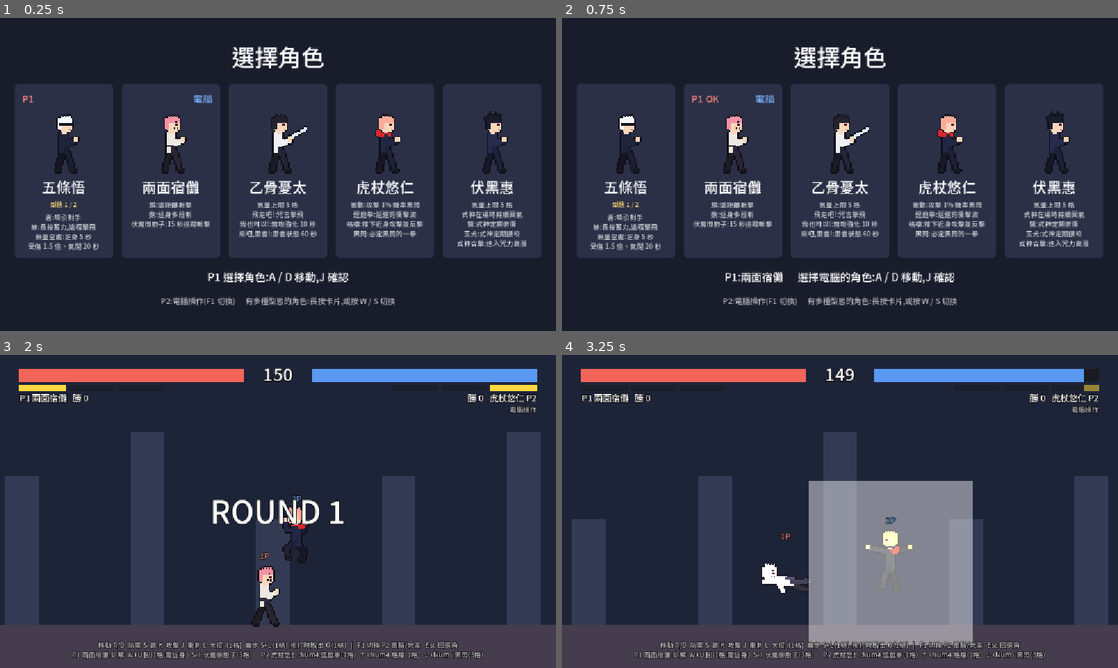
Above: before the commit, frames 1-4 (two rows, left to right).
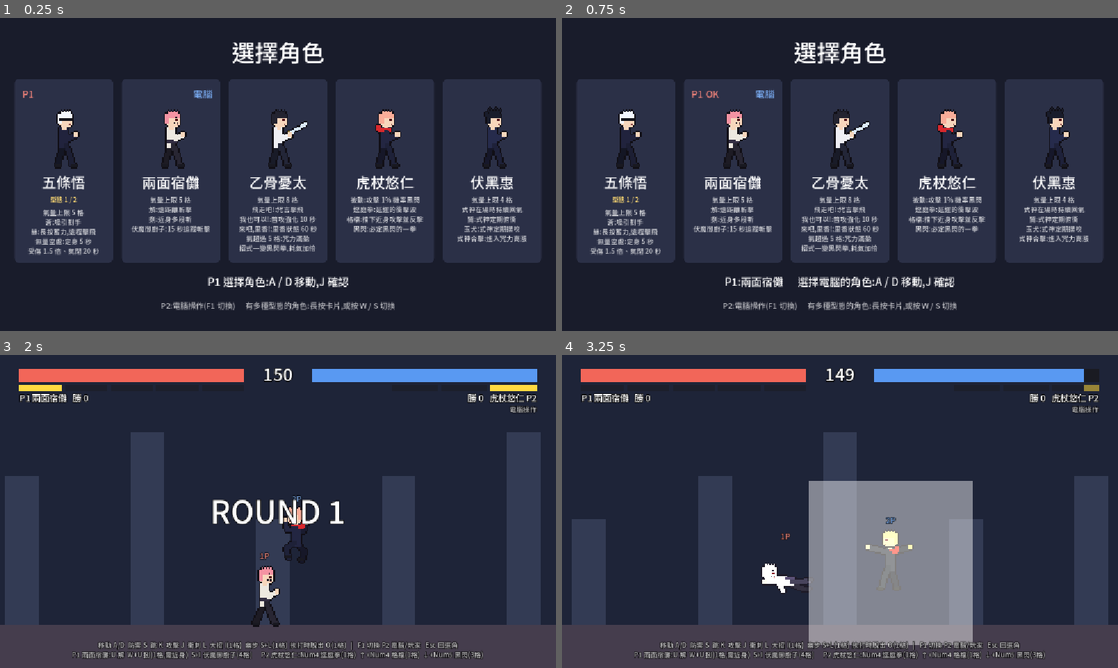
Above: after the commit, the same moments.

Repository: tyboy0407/anifight
Game: Godot game, scene res://scenes/select.tscn
Two runs of this game, one before a commit and one after it. Both use one fixed random seed, a clock stepped at 60 frames per second and the inputs below.
Inputs (mouse positions are in pixels of both pictures, inside the frame that each line leads up to):
- Up to frame 1 (0.25 s): no input
- Up to frame 2 (0.75 s): tap Enter (ui_accept) at 0.5 s; move the mouse to (962, 158) at 0.52 s; hold D from 0.53 s (still down); tap J at 0.6 s; click (962, 158) at 0.67 s
- Up to frame 3 (2 s): keep holding D; tap Enter (ui_accept) at 0.77, 1.52 s; move the mouse to (166, 527) at 1.27 s; tap K at 1.35 s
- Up to frame 4 (3.25 s): move the mouse to (895, 442) at 2.02 s; release D at 2.03 s; hold A 2.03-2.78 s; tap L at 2.1 s; move the mouse to (812, 574) at 2.77 s; hold D from 2.78 s (still down); tap I at 2.85 s; click (812, 574) at 2.92 s; tap Enter (ui_accept) at 3.02 s

The runs differ from the first frame. In frame 1, 14% of the frame differs, in the area x 2-98%, y 7-94%; in frame 2, 15%; in frame 3, less than 0.1%; in frame 4, less than 0.1%.

Commit message:
Rebalance energy bars and add Yuta's overflow state
Energy caps: Gojo, Young Gojo and Sukuna 5 bars, Megumi 4, Yuta 8.
Unlimited Void and Malevolent Shrine now cost 4 bars, and Yuta's
"Come, Rika!" costs 5.

Yuta gains a passive: above 5 bars he is overflowing with cursed
energy. Skill 1 and skill 2 cost double, and skill 1 becomes a short
charge into a lunging punch that always lands as a Black Flash and
sends the opponent across the stage. The Black Flash effect moves
into Fighter so Yuji and Yuta share it.

The CPU spent energy as soon as it had any and could no longer afford
these supers. It now decides per round whether to save up, and only
casts when the opponent is launched, down, stunned or far away.

Co-Authored-By: Claude Fable 5.2 <noreply@anthropic.com>

Diff:
--- a/scenes/characters/gojo.tscn
+++ b/scenes/characters/gojo.tscn
@@ -5,6 +5,7 @@
 
 [node name="Fighter" instance=ExtResource("1_base")]
 script = ExtResource("2_gojo")
+max_energy = 500
 sprite_dir = "res://assets/characters/gojo"
 
 [node name="Hair" type="ColorRect" parent="."]
--- a/scenes/characters/gojo_young.tscn
+++ b/scenes/characters/gojo_young.tscn
@@ -5,6 +5,7 @@
 
 [node name="Fighter" instance=ExtResource("1_base")]
 script = ExtResource("2_gojo_young")
+max_energy = 500
 sprite_dir = "res://assets/characters/gojo_young"
 
 [node name="Hair" type="ColorRect" parent="."]
--- a/scenes/characters/megumi.tscn
+++ b/scenes/characters/megumi.tscn
@@ -5,7 +5,7 @@
 
 [node name="Fighter" instance=ExtResource("1_base")]
 script = ExtResource("2_megumi")
-max_energy = 500
+max_energy = 400
 sprite_dir = "res://assets/characters/megumi"
 
 [node name="Hair" type="ColorRect" parent="."]
--- a/scenes/characters/sukuna.tscn
+++ b/scenes/characters/sukuna.tscn
@@ -5,6 +5,7 @@
 
 [node name="Fighter" instance=ExtResource("1_base")]
 script = ExtResource("2_sukuna")
+max_energy = 500
 sprite_dir = "res://assets/characters/sukuna"
 
 [node name="Hair" type="ColorRect" parent="."]
--- a/scenes/characters/yuta.tscn
+++ b/scenes/characters/yuta.tscn
@@ -5,7 +5,7 @@
 
 [node name="Fighter" instance=ExtResource("1_base")]
 script = ExtResource("2_yuta")
-max_energy = 500
+max_energy = 800
 sprite_dir = "res://assets/characters/yuta"
 
 [node name="Hair" type="ColorRect" parent="."]
--- a/scripts/characters/gojo.gd
+++ b/scripts/characters/gojo.gd
@@ -1,11 +1,11 @@
 class_name GojoFighter
 extends Fighter
-## 以五條悟為藍本的角色。
+## 以五條悟為藍本的角色。氣量上限是 5 格(在 gojo.tscn 設定 max_energy = 500)。
 ## 蒼(skill):在前方生成吸引點,把對手拉過去並造成多段小傷害。不耗氣,有冷卻。
 ## 赫(上 + skill):向前射出排斥彈,命中造成大傷害並擊飛。耗 1 格氣。
 ##   按住可以凝聚最多 2.5 秒,球體越大、傷害越高;放開就射出。
 ## 領域展開・無量空處(下 + special):定身對手 5 秒,期間對手受到的傷害變成 1.5 倍,
-##   並讓對手「氣閉」20 秒(無法累積氣量)。耗 3 格氣,取代通用超必殺。
+##   並讓對手「氣閉」20 秒(無法累積氣量)。耗 4 格氣,取代通用超必殺。
 
 # 蒼
 const BLUE_COOLDOWN := 4.0  # 從出招算起;比吸引點的持續時間長,所以不能無縫連放
@@ -33,8 +33,8 @@
 const RED_DAMAGE_MAX := 400
 const RED_COLOR := Color(1.0, 0.25, 0.25)
 const AI_CHARGE_DISTANCE := 380.0  # 電腦:離對手超過這個距離才會凝聚
-const AI_CHARGE_MAX := 1.2         # 電腦:平常最多凝聚幾秒
-# 領域展開
+const AI_CHARGE_MAX := 1.2         # 電腦:平常最多凝聚幾秒# 領域展開
+const DOMAIN_COST := 400
 const DOMAIN_CAST := 0.90
 const DOMAIN_RELEASE := 0.55
 const DOMAIN_STUN := 5.0
@@ -100,8 +100,26 @@
 	return false
 
 
+func super_cost() -> int:
+	return DOMAIN_COST
+
+
 func _start_super() -> void:
 	_start_cast(DOMAIN_CAST, DOMAIN_RELEASE, _release_domain)
+
+
+## 電腦操作時:決定存氣的回合不放赫,存滿 4 格馬上開領域。
+func ai_saving_energy() -> bool:
+	return ai_saves_this_round and energy < DOMAIN_COST
+
+
+func ai_wants_super() -> bool:
+	return energy >= DOMAIN_COST and opponent != null and opponent.state != State.STUNNED
+
+
+## 領域的施法時間長,被打斷就白白損失 4 格氣。
+func ai_super_is_safe() -> bool:
+	return _ai_opponent_cannot_interrupt()
 
 
 ## 電腦操作時赫要凝聚多久:對手被定身就凝聚到滿,離得遠就隨意凝聚一下,近身直接射。
--- a/scripts/characters/gojo_young.gd
+++ b/scripts/characters/gojo_young.gd
@@ -1,6 +1,7 @@
 class_name GojoYoungFighter
 extends Fighter
 ## 五條悟的另一個型態:青年五條悟。在選角畫面長按五條悟的卡片可以選到。
+## 氣量上限是 5 格(在 gojo_young.tscn 設定 max_energy = 500)。
 ##
 ## 被動
 ##   每回合開場有 10 秒「無下限」:期間對手的所有攻擊都無效,
--- a/scripts/characters/megumi.gd
+++ b/scripts/characters/megumi.gd
@@ -3,7 +3,7 @@
 ## 以伏黑惠為藍本的角色。本人徒手三連擊,主要靠式神協同作戰。
 ##
 ## 被動
-##   氣量上限是 5 格(在 megumi.tscn 設定 max_energy = 500)。
+##   氣量上限是 4 格(在 megumi.tscn 設定 max_energy = 400)。
 ##   場上有式神時持續回復氣量。
 ## 招式
 ##   式神「鷲」(skill,2 格):召喚貓頭鷹式神 15 秒,定期俯衝攻擊對手。
@@ -175,7 +175,7 @@
 
 ## 兩隻式神同時在場的時間不長,湊齊了就優先放合擊。
 func ai_wants_super() -> bool:
-	return can_combine()
+	return can_combine() and opponent != null and not opponent.is_invulnerable()
 
 
 # ---------- 被動與咒力高漲 ----------
--- a/scripts/characters/sukuna.gd
+++ b/scripts/characters/sukuna.gd
@@ -1,9 +1,9 @@
 class_name SukunaFighter
 extends Fighter
-## 以兩面宿儺為藍本的角色。
+## 以兩面宿儺為藍本的角色。氣量上限是 5 格(在 sukuna.tscn 設定 max_energy = 500)。
 ## 解(skill):遠距離斬擊,判定高、飛得遠、傷害低。不耗氣,有冷卻。
 ## 捌(上 + skill):只有近身才能發動的多段斬擊,傷害高,最後一擊擊飛。耗 1 格氣。
-## 領域展開・伏魔御廚子(下 + special):開放型領域,15 秒內斬擊不斷落在對手當下的位置。耗 3 格氣。
+## 領域展開・伏魔御廚子(下 + special):開放型領域,15 秒內斬擊不斷落在對手當下的位置。耗 4 格氣。
 
 const SLASH_COLOR := Color(1.0, 0.95, 0.95)
 const BLOOD_COLOR := Color(0.9, 0.15, 0.2)
@@ -25,6 +25,7 @@
 const CLEAVE_INTERVAL := 0.11
 const CLEAVE_HITS := 6
 # 伏魔御廚子
+const DOMAIN_COST := 400
 const DOMAIN_CAST := 0.85
 const DOMAIN_RELEASE := 0.55
 const DOMAIN_DURATION := 15.0
@@ -34,7 +35,6 @@
 const DOMAIN_SLASH_WARN := 0.30  # 斬擊落下前的預兆時間,讓對手有機會閃
 const DOMAIN_SLASH_ACTIVE := 0.10
 const DOMAIN_SLASH_SIZE := Vector2(130, 700)
-
 var _dismantle_cooldown := 0.0
 var _dismantle_time := 0.0
 var _dismantle_direction := 1
@@ -100,12 +100,30 @@
 	return false
 
 
+func super_cost() -> int:
+	return DOMAIN_COST
+
+
 func _start_super() -> void:
 	_start_cast(DOMAIN_CAST, DOMAIN_RELEASE, _release_domain)
 
 
 func ai_skill2_range() -> float:
 	return CLEAVE_RANGE
+
+
+## 電腦操作時:決定存氣的回合不放捌,存滿 4 格馬上開領域。
+func ai_saving_energy() -> bool:
+	return ai_saves_this_round and energy < DOMAIN_COST
+
+
+func ai_wants_super() -> bool:
+	return energy >= DOMAIN_COST and _domain_time <= 0.0
+
+
+## 領域的施法時間長,被打斷就白白損失 4 格氣。
+func ai_super_is_safe() -> bool:
+	return _ai_opponent_cannot_interrupt()
 
 
 ## 伏魔御廚子還沒落完的斬擊。
--- a/scripts/characters/yuji.gd
+++ b/scripts/characters/yuji.gd
@@ -12,13 +12,12 @@
 ##   格檔(上 + skill,1 格):舉手格檔 1 秒,期間被近身攻擊會抵銷該次傷害並反擊兩拳。
 ##   黑閃(下 + special,3 格):向前揮拳,命中必定觸發黑閃。
 
-const FLASH_COLOR := Color(0.85, 0.08, 0.12)
+const FLASH_COLOR := BLACK_FLASH_COLOR
 const CURSE_COLOR := Color(0.35, 0.65, 1.0)
 
 # 黑閃 / 心流
 const BLACK_FLASH_CHANCE := 0.01
 const FLOW_BLACK_FLASH_CHANCE := 0.10
-const BLACK_FLASH_DAMAGE_SCALE := 2.0
 const FLOW_DURATION := 30.0
 const FLOW_ENERGY_PER_SECOND := 10.0
 # 逕庭拳
@@ -176,8 +175,7 @@
 	# 防禦中的對手剩 1 滴血時不會再扣血,但仍然算是打在防禦上
 	if target.health >= _strike_health and target.state != State.GUARD:
 		return
-	_callout("黑閃", FLASH_COLOR)
-	_spark(target.global_position + Vector2(0, -60))
+	_black_flash_effect(target.global_position + Vector2(0, -60))
 	if not in_flow():
 		# 心流期間再觸發黑閃不會刷新時間
 		_flow_time = FLOW_DURATION
@@ -211,16 +209,6 @@
 		var whole := int(_flow_energy)
 		_flow_energy -= whole
 		add_energy(whole)
-
-
-## 黑閃的火花:黑色與紅色交錯的閃電狀線條。
-func _spark(center: Vector2) -> void:
-	for i in 7:
-		var bolt := _spawn_rect(Vector2(randf_range(120, 210), 7), Color(0.05, 0.02, 0.04) if i % 2 == 0 else FLASH_COLOR, center, 3)
-		bolt.rotation = randf_range(-PI, PI)
-		var tween := bolt.create_tween()
-		tween.tween_property(bolt, "modulate:a", 0.0, 0.28)
-		tween.tween_callback(bolt.queue_free)
 
 
 # ---------- 逕庭拳 ----------
--- a/scripts/characters/yuta.gd
+++ b/scripts/characters/yuta.gd
@@ -3,10 +3,14 @@
 ## 以乙骨憂太為藍本的角色。普通攻擊用刀,判定比徒手角色長。
 ##
 ## 一般狀態
-## 氣量上限是 5 格(在 yuta.tscn 設定 max_energy = 500)。
+## 氣量上限是 8 格(在 yuta.tscn 設定 max_energy = 800)。
 ##   飛走吧!(skill):咒言,前方大範圍微量傷害並擊飛。耗 1 格氣,有冷卻。
 ##   我也可以!(上 + skill):咒力附刀,10 秒內普通攻擊傷害提升。耗 1 格氣。
-##   來吧,里香!(下 + special):召喚里香,進入里香狀態 60 秒。耗 3 格氣。
+##   來吧,里香!(下 + special):召喚里香,進入里香狀態 60 秒。耗 5 格氣。
+## 被動「咒力滿盈」
+##   氣量超過 5 格時進入,掉回 5 格以下就解除。期間:
+##   skill 變成「不准欺負我的朋友!」:短暫蓄力後向前揮拳,必定黑閃(傷害 2 倍),把對手打飛到遠處。
+##   skill 與 上 + skill 的耗氣量加倍(各 2 格);「來吧,里香!」不受影響。
 ## 里香狀態
 ##   地面連段由 3 段變 5 段,每次普攻命中里香都會追加一擊。
 ##   下 + special 改為「真是失禮,這可是純愛」:里香在身後蓄力 3 秒後向前射出
@@ -30,7 +34,15 @@
 const BUFF_RELEASE := 0.20
 const BUFF_DURATION := 10.0
 const BUFF_DAMAGE_SCALE := 1.5
-# 來吧,里香!
+# 咒力滿盈
+const OVERFLOW_THRESHOLD := 500   # 氣量超過這個值就進入咒力滿盈
+const OVERFLOW_COST_SCALE := 2    # 滿盈期間招式一、招式二的耗氣倍率
+# 不准欺負我的朋友!(咒力滿盈時的招式一,和「飛走吧!」共用冷卻)
+const FRIEND_DAMAGE := 130        # 必定黑閃,實際是 2 倍
+const FRIEND_CHARGE := 0.40       # 揮拳前的蓄力時間
+const FRIEND_KNOCKBACK := Vector2(1200, -480)
+const FRIEND_RANGE := 300.0       # 電腦:對手在這個距離內才出拳# 來吧,里香!
+const RIKA_COST := 500
 const RIKA_CAST := 0.80
 const RIKA_RELEASE := 0.50
 const RIKA_DURATION := 60.0
@@ -56,6 +68,10 @@
 var _speech_cooldown := 0.0
 var _speech_move: AttackData
 
+var _was_overflowing := false
+var _friend_move: AttackData
+var _friend_health := 0  # 出拳前對手的血量,用來判斷這一拳有沒有打到
+
 var _buff_time := 0.0
 var _boosted: Dictionary = {}  # 原招式 -> 強化後的複本
 
@@ -92,8 +108,8 @@
 	_status_label.add_theme_font_size_override("font_size", 14)
 	_status_label.add_theme_color_override("font_outline_color", Color.BLACK)
 	_status_label.add_theme_constant_override("outline_size", 5)
-	_status_label.size = Vector2(240, 20)
-	_status_label.position = Vector2(-120, -BODY_SIZE.y - 66)
+	_status_label.size = Vector2(360, 20)
+	_status_label.position = Vector2(-180, -BODY_SIZE.y - 66)
 	add_child(_status_label)
 
 
@@ -118,6 +134,10 @@
 
 	_speech_move = AttackData.make(20, 0.0, 0.0, 0.0, Vector2.ZERO, Vector2.ZERO, Vector2(900, -420), 0.0, true, 0.0)
 	_speech_move.builds_energy = false
+	var flash_damage := int(round(FRIEND_DAMAGE * BLACK_FLASH_DAMAGE_SCALE))
+	_friend_move = AttackData.make(flash_damage, 0.05, 0.14, 0.40, Vector2(90, -62), Vector2(170, 90), FRIEND_KNOCKBACK, 0.0, true, 520.0)
+	_friend_move.builds_energy = false
+	_friend_move.color = Color(0.1, 0.02, 0.04, 0.85)
 	_rika_move = AttackData.make(30, 0.0, 0.0, 0.0, Vector2.ZERO, Vector2.ZERO, Vector2.ZERO, 0.36, false, 0.0)
 	_protect_move = AttackData.make(PROTECT_DAMAGE, 0.0, 0.0, 0.0, Vector2.ZERO, Vector2.ZERO, Vector2(720, -480), 0.0, true, 0.0)
 	_protect_move.builds_energy = false
@@ -137,6 +157,7 @@
 func reset(spawn_position: Vector2, spawn_facing: int) -> void:
 	_speech_cooldown = 0.0
 	_buff_time = 0.0
+	_was_overflowing = false
 	_cancel_cannon()
 	_exit_rika()
 	super(spawn_position, spawn_facing)
@@ -146,6 +167,7 @@
 	super(delta)
 	_speech_cooldown = maxf(_speech_cooldown - delta, 0.0)
 	_buff_time = maxf(_buff_time - delta, 0.0)
+	_tick_overflow()
 	_tick_rika(delta)
 	_tick_cannon(delta)
 	_update_status()
@@ -155,15 +177,39 @@
 	return _rika_time > 0.0
 
 
+## 咒力滿盈:氣量超過 5 格。
+func overflowing() -> bool:
+	return energy > OVERFLOW_THRESHOLD
+
+
+## 招式一、招式二實際的耗氣量:咒力滿盈時加倍。
+func _skill_cost(base_cost: int) -> int:
+	return base_cost * OVERFLOW_COST_SCALE if overflowing() else base_cost
+
+
+func _tick_overflow() -> void:
+	var now := overflowing()
+	if now and not _was_overflowing and state != State.KO:
+		_callout("咒力滿盈", CURSE_COLOR)
+	_was_overflowing = now
+
+
 func _try_character_actions() -> bool:
 	if _skill2_pressed():
-		if _spend_energy(BUFF_COST):
+		if _spend_energy(_skill_cost(BUFF_COST)):
 			_start_cast(BUFF_CAST, BUFF_RELEASE, _release_buff)
 			return true
 		return false
-	if _skill1_pressed() and _speech_cooldown <= 0.0 and _spend_energy(SPEECH_COST):
+	if _skill1_pressed() and _speech_cooldown <= 0.0:
+		# 先記下是不是滿盈:扣完氣可能就掉回 5 格以下了
+		var empowered := overflowing()
+		if not _spend_energy(_skill_cost(SPEECH_COST)):
+			return false
 		_speech_cooldown = SPEECH_COOLDOWN
-		_start_cast(SPEECH_CAST, SPEECH_RELEASE, _release_speech)
+		if empowered:
+			_start_friend_punch()
+		else:
+			_start_cast(SPEECH_CAST, SPEECH_RELEASE, _release_speech)
 		return true
 	return false
 
@@ -172,7 +218,29 @@
 func super_cost() -> int:
 	if _cannon != Cannon.NONE:
 		return max_energy + 1
-	return 0 if in_rika_state() else SUPER_COST
+	return 0 if in_rika_state() else RIKA_COST
+
+
+## 電腦操作時:決定存氣的回合先不用招式,存到 5 格召喚里香;超過 5 格(咒力滿盈)才又開始用招式。
+func ai_saving_energy() -> bool:
+	return ai_saves_this_round and not overflowing()
+
+
+## 電腦操作時:還沒召喚里香的話,氣夠了就先召喚。
+func ai_wants_super() -> bool:
+	return not in_rika_state() and energy >= RIKA_COST
+
+
+## 召喚里香的施法時間長,被打斷就白白損失 5 格氣。(純愛砲不耗氣,隨時可以放。)
+func ai_super_is_safe() -> bool:
+	return in_rika_state() or _ai_opponent_cannot_interrupt()
+
+
+## 電腦操作時:招式一也要耗氣,存氣中不放;咒力滿盈時是近身的拳,對手夠近才出手。
+func ai_skill_range() -> float:
+	if ai_saving_energy():
+		return 0.0
+	return FRIEND_RANGE if overflowing() else INF
 
 
 func _start_super() -> void:
@@ -199,6 +267,25 @@
 		opponent.take_hit(_speech_move, self)
 
 
+# ---------- 不准欺負我的朋友! ----------
+
+## 先原地蓄力,蓄力結束的瞬間向前衝出揮拳。蓄力中被打會中斷,氣不退還。
+func _start_friend_punch() -> void:
+	_callout("不准欺負我的朋友!", BLACK_FLASH_COLOR)
+	_start_cast(FRIEND_CHARGE + 0.1, FRIEND_CHARGE, _release_friend_punch)
+	# 拳頭上凝聚的咒力:由小變大的暗紅色方塊
+	var glow := _spawn_rect(Vector2(16, 16), Color(BLACK_FLASH_COLOR, 0.8), global_position + Vector2(facing * 40.0, -66.0), 2)
+	var tween := glow.create_tween()
+	tween.tween_property(glow, "scale", Vector2(2.2, 2.2), FRIEND_CHARGE)
+	tween.parallel().tween_property(glow, "rotation", PI, FRIEND_CHARGE)
+	tween.tween_property(glow, "modulate:a", 0.0, 0.08)
+	tween.tween_callback(glow.queue_free)
+
+
+func _release_friend_punch() -> void:
+	_start_attack(_friend_move, SPECIAL_STEP)
+
+
 # ---------- 我也可以! ----------
 
 func _release_buff() -> void:
@@ -208,6 +295,8 @@
 
 ## 強化期間,刀的普通攻擊(地面與空中)傷害提升;里香的追擊與耗氣招式不受影響。
 func _effective_move(move: AttackData) -> AttackData:
+	if move == _friend_move and opponent != null:
+		_friend_health = opponent.health
 	if _buff_time <= 0.0 or not _is_normal_attack(move):
 		return move
 	if not _boosted.has(move):
@@ -271,8 +360,12 @@
 			_rika_strike()
 
 
-## 普通攻擊命中後,里香稍後追加一擊。
-func _on_attack_hit(_target: Fighter, move: AttackData) -> void:
+## 普通攻擊命中後,里香稍後追加一擊。「不准欺負我的朋友!」打到對手(被防禦住也算)就是黑閃。
+func _on_attack_hit(target: Fighter, move: AttackData) -> void:
+	if move == _friend_move:
+		if target.health < _friend_health or target.state == State.GUARD:
+			_black_flash_effect(target.global_position + Vector2(0, -60))
+		return
 	if in_rika_state() and _cannon == Cannon.NONE and _is_normal_attack(move):
 		_rika_strike_timer = RIKA_STRIKE_DELAY
 
@@ -440,8 +533,11 @@
 		parts.append("里香 %d" % ceili(_rika_time))
 	if _buff_time > 0.0:
 		parts.append("咒力附刀 %d" % ceili(_buff_time))
+	if overflowing():
+		parts.append("咒力滿盈")
 	_status_label.text = "   ".join(parts)
-	_status_label.add_theme_color_override("font_color", CURSE_COLOR if _buff_time > 0.0 else RIKA_COLOR)
+	var curse_text := _buff_time > 0.0 or (overflowing() and not in_rika_state())
+	_status_label.add_theme_color_override("font_color", CURSE_COLOR if curse_text else RIKA_COLOR)
 
 
 func _update_visual() -> void:
--- a/scripts/cpu_controller.gd
+++ b/scripts/cpu_controller.gd
@@ -53,10 +53,13 @@
 	var toward := "right" if dx > 0.0 else "left"
 	var away := "left" if dx > 0.0 else "right"
 	var roll := randf()
+	# 存氣中:先不放耗氣的招式(脫出與超必殺不受影響)
+	var saving := me.ai_saving_energy()
 
 	if me.can_escape():
 		# 地面硬直或在空中被追打
-		if me.energy >= Fighter.ESCAPE_COST and roll < 0.2:
+		# 存氣中比較捨不得用氣脫出
+		if me.energy >= Fighter.ESCAPE_COST and roll < (0.05 if saving else 0.2):
 			_press("escape", TAP)
 		return
 	match me.state:
@@ -68,7 +71,7 @@
 			# 連段:繼續按攻擊,偶爾取消接大招。
 			if roll < 0.7:
 				_press("attack", TAP)
-			elif roll < 0.8 and me.energy >= Fighter.SPECIAL_COST + me.ai_energy_reserve():
+			elif roll < 0.8 and not saving and me.energy >= Fighter.SPECIAL_COST + me.ai_energy_reserve():
 				_press("special", TAP)
 			return
 
@@ -76,6 +79,21 @@
 	if not hazard.is_empty() and roll < DODGE_CHANCE:
 		_dodge(hazard)
 		return
+
+	# 排在「對手無敵就不出招」之前:對手倒地正是放超必殺的好時機
+	if me.ai_wants_super():
+		if me.ai_super_is_safe():
+			if roll < 0.5:
+				_press("down", 0.12)
+				_press("special", TAP)
+				return
+		elif roll < 0.35 and not foe.is_invulnerable():
+			# 現在放會被打斷:先拉開距離
+			_release("down")
+			_release("up")
+			_move(away, 0.3)
+			_press("dash", TAP)
+			return
 
 	if foe.is_invulnerable():
 		# 對手倒地或無敵時不浪費招式,保持中距離。
@@ -83,11 +101,6 @@
 			_move(away, 0.2)
 		return
 
-	if me.ai_wants_super() and roll < 0.5:
-		_press("down", 0.12)
-		_press("special", TAP)
-		return
-
 	if foe.state == Fighter.State.ATTACK and distance < 170.0 and roll < 0.55:
 		_release("left")
 		_release("right")
@@ -95,7 +108,7 @@
 		return
 
 	if distance > FAR:
-		if roll < 0.2 and me.energy >= Fighter.SPECIAL_COST and distance <= me.ai_skill2_range():
+		if roll < 0.2 and not saving and me.energy >= Fighter.SPECIAL_COST and distance <= me.ai_skill2_range():
 			_press("up", 0.12)
 			_press("skill", maxf(TAP, me.ai_skill2_hold()))
 		elif roll < 0.5 and distance <= me.ai_skill_range():
@@ -116,15 +129,15 @@
 	else:
 		if roll < 0.44:
 			_press("attack", TAP)
-		elif roll < 0.5:
+		elif roll < 0.5 and distance <= me.ai_skill_range():
 			_press("skill", TAP)
-		elif roll < 0.6 and me.energy >= Fighter.SPECIAL_COST:
+		elif roll < 0.6 and not saving and me.energy >= Fighter.SPECIAL_COST:
 			# 上 + 技能:近身型技能(例如捌)在這個距離才放得出來
 			_press("up", 0.12)
 			_press("skill", maxf(TAP, me.ai_skill2_hold()))
-		elif roll < 0.68 and me.energy >= Fighter.SPECIAL_COST + me.ai_energy_reserve():
+		elif roll < 0.68 and not saving and me.energy >= Fighter.SPECIAL_COST + me.ai_energy_reserve():
 			_press("special", TAP)
-		elif roll < 0.75 and me.energy >= me.super_cost():
+		elif roll < 0.75 and me.energy >= me.super_cost() and me.ai_super_is_safe():
 			_press("down", 0.12)
 			_press("special", TAP)
 		elif roll < 0.88:
--- a/scripts/fighter.gd
+++ b/scripts/fighter.gd
@@ -35,6 +35,11 @@
 const CHAIN_LAUNCH := Vector2(250, -700)
 ## 耗氣招式用的連段編號:視為地面招式,但不能再接下一段。
 const SPECIAL_STEP := 99
+## 黑閃:傷害倍率與演出用的顏色(虎杖的被動、乙骨的「不准欺負我的朋友!」共用)。
+const BLACK_FLASH_DAMAGE_SCALE := 2.0
+const BLACK_FLASH_COLOR := Color(0.85, 0.08, 0.12)
+## 電腦操作時,每回合有這個機率選擇存氣放超必殺(只對超必殺很貴的角色有意義)。
+const AI_SAVE_CHANCE := 0.6
 
 const MOVE_SPEED := 320.0
 const JUMP_VELOCITY := -720.0
@@ -55,6 +60,9 @@
 @export var max_health: int = 2500
 ## 氣量上限(每格 100)。預設三格,個別角色可以在場景裡調整。
 @export var max_energy: int = MAX_ENERGY
+## 電腦操作時,這一回合要不要存氣放超必殺。每回合開始時隨機決定,
+## 所以電腦有的回合會存氣開領域,有的回合有氣就用。
+var ai_saves_this_round := false
 ## 角色素材資料夾(內含 sheet.png 與 sheet.json)。留空或沒有素材時以色塊顯示。
 @export_dir var sprite_dir: String = ""
 
@@ -153,6 +161,7 @@
 	facing = spawn_facing
 	health = max_health
 	_dash_cooldown = 0.0
+	ai_saves_this_round = randf() < AI_SAVE_CHANCE
 	_energy_seal_time = 0.0
 	_update_seal_label()
 	_set_hitbox(false)
@@ -456,6 +465,26 @@
 ## 給電腦對手的提示:要保留多少氣給角色專屬招式,不花在通用大招上。
 func ai_energy_reserve() -> int:
 	return 0
+
+
+## 給電腦對手的提示:現在是不是在存氣(先不放耗氣的招式),準備放耗氣量大的超必殺。
+## 超必殺很貴的角色覆寫這個函式,並參考 ai_saves_this_round。
+func ai_saving_energy() -> bool:
+	return false
+
+
+## 給電腦對手的提示:現在放超必殺會不會被打斷。施法時間長、耗氣又多的角色覆寫。
+func ai_super_is_safe() -> bool:
+	return true
+
+
+## 對手離得夠遠,或被擊飛、倒地、定身,來不及打斷自己施法。
+func _ai_opponent_cannot_interrupt(room: float = 420.0) -> bool:
+	if opponent == null:
+		return true
+	if opponent.state in [State.LAUNCHED, State.DOWN, State.STUNNED]:
+		return true
+	return absf(opponent.global_position.x - global_position.x) > room
 
 
 ## 給電腦對手的提示:現在是不是該優先放超必殺(例如條件難得湊齊的招式)。
@@ -780,6 +809,17 @@
 	tween.tween_callback(label.queue_free)
 
 
+## 黑閃的演出:招式名稱浮字,加上黑色與紅色交錯的閃電狀線條。
+func _black_flash_effect(center: Vector2) -> void:
+	_callout("黑閃", BLACK_FLASH_COLOR)
+	for i in 7:
+		var bolt := _spawn_rect(Vector2(randf_range(120, 210), 7), Color(0.05, 0.02, 0.04) if i % 2 == 0 else BLACK_FLASH_COLOR, center, 3)
+		bolt.rotation = randf_range(-PI, PI)
+		var tween := bolt.create_tween()
+		tween.tween_property(bolt, "modulate:a", 0.0, 0.28)
+		tween.tween_callback(bolt.queue_free)
+
+
 ## 以 center、rect_size 描述的矩形是否碰到對手的身體(對手無敵時為 false)。
 func _rect_hits_opponent(center: Vector2, rect_size: Vector2) -> bool:
 	if opponent == null or opponent.is_invulnerable():
--- a/scripts/game_state.gd
+++ b/scripts/game_state.gd
@@ -13,8 +13,8 @@
 		"scene": "res://scenes/characters/gojo.tscn",
 		"sprites": "res://assets/characters/gojo",
 		"hair": Color(0.95, 0.96, 1.0),
-		"skills": ["蒼", "赫(1格)", "無量空處(3格)"],
-		"summary": "蒼:吸引對手\n赫:長按蓄力,遠程擊飛\n無量空處:定身 5 秒\n受傷 1.5 倍、氣閉 20 秒",
+		"skills": ["蒼", "赫(1格)", "無量空處(4格)"],
+		"summary": "氣量上限 5 格\n蒼:吸引對手\n赫:長按蓄力,遠程擊飛\n無量空處:定身 5 秒\n受傷 1.5 倍、氣閉 20 秒",
 		# 同一個角色的其他時期 / 型態。選角畫面長按角色卡片可以切換。
 		"forms": [
 			{
@@ -23,7 +23,7 @@
 				"sprites": "res://assets/characters/gojo_young",
 				"hair": Color(0.95, 0.96, 1.0),
 				"skills": ["蒼放(1格)", "無下限(2格)", "順轉「蒼」(3格)"],
-				"summary": "開場 10 秒無下限\n蒼放:閃到背後甩出蒼球\n無下限:10 秒攻擊無效\n順轉「蒼」:吸入後甩出",
+				"summary": "氣量上限 5 格\n開場 10 秒無下限\n蒼放:閃到背後甩出蒼球\n無下限:10 秒攻擊無效\n順轉「蒼」:吸入後甩出",
 			},
 		],
 	},
@@ -32,16 +32,16 @@
 		"scene": "res://scenes/characters/sukuna.tscn",
 		"sprites": "res://assets/characters/sukuna",
 		"hair": Color(0.95, 0.6, 0.65),
-		"skills": ["解", "捌(1格,需近身)", "伏魔御廚子(3格)"],
-		"summary": "解:遠距離斬擊\n捌:近身多段斬\n伏魔御廚子:15 秒追蹤斬擊",
+		"skills": ["解", "捌(1格,需近身)", "伏魔御廚子(4格)"],
+		"summary": "氣量上限 5 格\n解:遠距離斬擊\n捌:近身多段斬\n伏魔御廚子:15 秒追蹤斬擊",
 	},
 	{
 		"name": "乙骨憂太",
 		"scene": "res://scenes/characters/yuta.tscn",
 		"sprites": "res://assets/characters/yuta",
 		"hair": Color(0.13, 0.13, 0.17),
-		"skills": ["飛走吧!(1格)", "我也可以!(1格)", "來吧,里香!(3格)/純愛砲"],
-		"summary": "氣量上限 5 格\n飛走吧!:咒言擊飛\n我也可以!:普攻強化 10 秒\n來吧,里香!:里香狀態 60 秒",
+		"skills": ["飛走吧!(1格)", "我也可以!(1格)", "來吧,里香!(5格)/純愛砲"],
+		"summary": "氣量上限 8 格\n飛走吧!:咒言擊飛\n我也可以!:普攻強化 10 秒\n來吧,里香!:里香狀態 60 秒\n氣超過 5 格:咒力滿盈\n招式一變黑閃拳,耗氣加倍",
 	},
 	{
 		"name": "虎杖悠仁",
@@ -57,7 +57,7 @@
 		"sprites": "res://assets/characters/megumi",
 		"hair": Color(0.1, 0.11, 0.16),
 		"skills": ["鷲(2格)", "玉犬(2格)", "式神合擊(需兩隻式神)"],
-		"summary": "氣量上限 5 格\n式神在場時持續回氣\n鷲:式神定期俯衝\n玉犬:式神定期撲咬\n式神合擊:進入咒力高漲",
+		"summary": "氣量上限 4 格\n式神在場時持續回氣\n鷲:式神定期俯衝\n玉犬:式神定期撲咬\n式神合擊:進入咒力高漲",
 	},
 ]
 
Binary file changed: assets/fonts/NotoSansTC-subset.ttf
